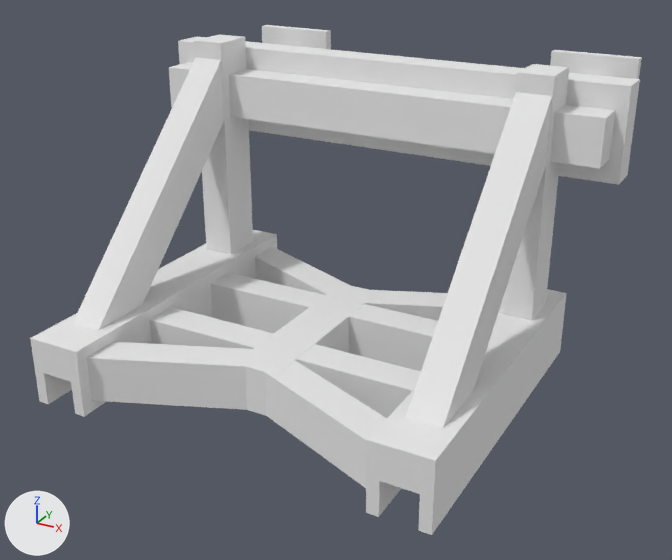
A saved change to the OBJ model common/src/main/resources/assets/railways/models/block/buffer/buffer_stop.obj.
Both versions are drawn from a 50 mm lens placed at (2.8, -4.79, 1.71), pointed at (0.55, -0.69, -0.34). Arrows for +X, +Y and +Z are at lower left; the lights stay in place. Where no turn or scale is listed for an object, it has been applied to the vertices.
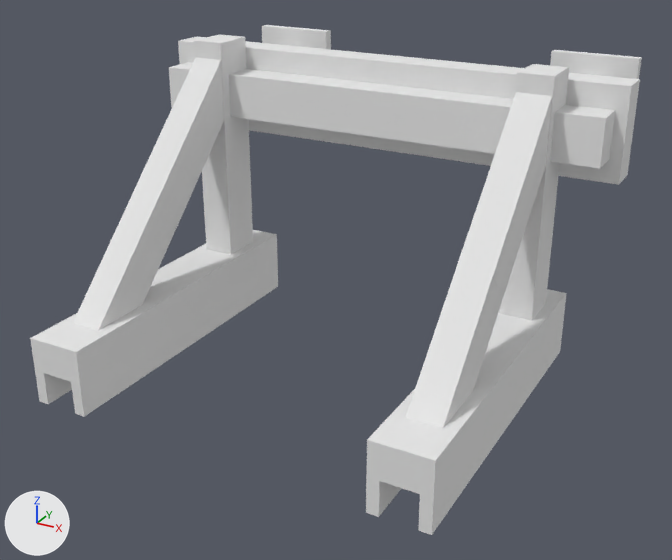
Patch to the scene script:
```diff
--- a/common/src/main/resources/assets/railways/models/block/buffer/buffer_stop.obj.py
+++ b/common/src/main/resources/assets/railways/models/block/buffer/buffer_stop.obj.py
@@ ob_cube_029 @@
-ob_cube_029 = bpy.data.objects.new('cube.029', me_cube_029)
-ob_cube_029.location = (0.0, 0.0, 0.0)
@@ ob_cube_030 @@
-ob_cube_030 = bpy.data.objects.new('cube.030', me_cube_030)
-ob_cube_030.location = (0.0, 0.0, 0.0)
@@ ob_cube_031 @@
-ob_cube_031 = bpy.data.objects.new('cube.031', me_cube_031)
-ob_cube_031.location = (0.0, 0.0, 0.0)
@@ ob_cube_032 @@
-ob_cube_032 = bpy.data.objects.new('cube.032', me_cube_032)
-ob_cube_032.location = (0.0, 0.0, 0.0)
@@ ob_cube_033 @@
-ob_cube_033 = bpy.data.objects.new('cube.033', me_cube_033)
-ob_cube_033.location = (0.0, 0.0, 0.0)
@@ ob_cube_034 @@
-ob_cube_034 = bpy.data.objects.new('cube.034', me_cube_034)
-ob_cube_034.location = (0.0, 0.0, 0.0)
@@ ob_cube_035 @@
-ob_cube_035 = bpy.data.objects.new('cube.035', me_cube_035)
-ob_cube_035.location = (0.0, 0.0, 0.0)
@@ ob_cube_036 @@
-ob_cube_036 = bpy.data.objects.new('cube.036', me_cube_036)
-ob_cube_036.location = (0.0, 0.0, 0.0)
@@ ob_cube_037 @@
-ob_cube_037 = bpy.data.objects.new('cube.037', me_cube_037)
-ob_cube_037.location = (0.0, 0.0, 0.0)
```

Where the change shows, as pixel boxes [x1, y1, x2, y2] in the pictures (672 x 560 px):
'cube.032', deleted
    before: [86, 342, 252, 410]
'cube.034', deleted
    before: [265, 361, 387, 488]
'cube.037', deleted
    before: [234, 283, 378, 416]
'cube.030', deleted
    before: [296, 344, 421, 418]
'cube.035', deleted
    before: [210, 273, 325, 333]
'cube.029', deleted
    before: [349, 304, 438, 371]
'cube.036', deleted
    before: [150, 307, 274, 349]
'cube.031', deleted
    before: [255, 247, 349, 295]
'cube.033', deleted
    before: [365, 290, 448, 321]
'cube.016', unchanged, uncovered by the edit
    before: [148, 233, 277, 317]
    after: [148, 233, 278, 365]
